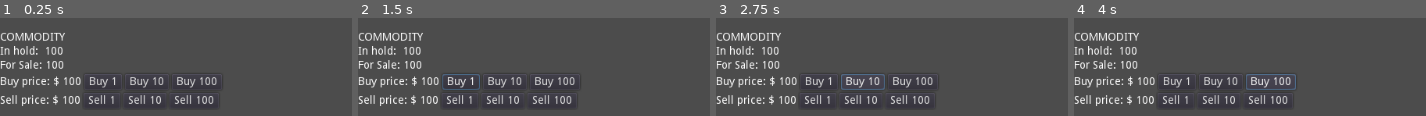
Above: before the commit, frames 1-4 (left to right).
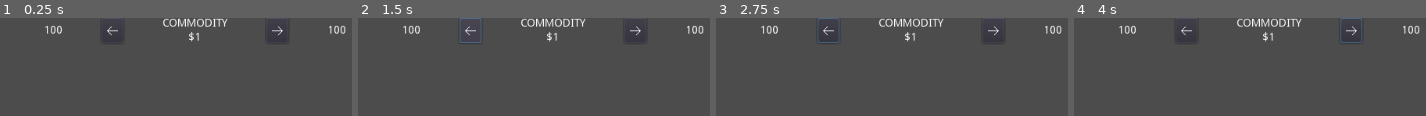
Above: after the commit, the same moments.

Repository: Dibujaron/DistantHorizonClient
Game: Godot game, scene res://CommodityMenu.tscn
Same seed, same stepped clock (60 frames per second), same inputs: the game is played once before the commit and once after it. This scene is started directly instead of the project's main scene.
Inputs (mouse positions are in pixels of both pictures, inside the frame that each line leads up to):
- Up to frame 1 (0.25 s): no input
- Up to frame 2 (1.5 s): click (460, 81) at 0.5 s, where only the run before the commit has a clickable "Buy 1"; click (470, 30) at 1.27 s
- Up to frame 3 (2.75 s): click (863, 81) at 2 s, where only the run before the commit has a clickable "Buy 10"
- Up to frame 4 (4 s): click (1352, 30) at 2.77 s; click (1271, 81) at 3.5 s, where only the run before the commit has a clickable "Buy 100"

The runs differ from the first frame. In frame 1, 7.7% of the frame differs, in the area x 0-99%, y 0-90%; in frame 2, 8.2%; in frame 3, 8.2%; in frame 4, 8.3%.

Commit message:
Add kx6, basic changes to trade menu

Diff:
--- a/CommodityMenu.gd
+++ b/CommodityMenu.gd
@@ -23,12 +23,8 @@
 	self.commodity_identifying_name = commodity_info["identifying_name"]
 	if not initialized:
 		print("has not beein initialized before")
-		get_node("VBoxContainer/BuyBox/Buy1").connect("pressed", self, "_buy_1_pressed")
-		get_node("VBoxContainer/BuyBox/Buy10").connect("pressed", self, "_buy_10_pressed")
-		get_node("VBoxContainer/BuyBox/Buy100").connect("pressed", self, "_buy_100_pressed")
-		get_node("VBoxContainer/SellBox/Sell1").connect("pressed", self, "_sell_1_pressed")
-		get_node("VBoxContainer/SellBox/Sell10").connect("pressed", self, "_sell_10_pressed")
-		get_node("VBoxContainer/SellBox/Sell100").connect("pressed", self, "_sell_100_pressed")
+		get_node("HBoxContainer/Buy").connect("pressed", self, "_buy_pressed")
+		get_node("HBoxContainer/Sell").connect("pressed", self, "_sell_pressed")
 	initialized = true
 	draw()
 
@@ -37,59 +33,36 @@
 	draw()
 
 func draw():
-	var vbox = get_node("VBoxContainer")
-	var commodity_label = vbox.get_node("Commodity")
-	commodity_label.text = commodity_display_name
+	var hbox = get_node("HBoxContainer")
 
-	var in_hold_box = vbox.get_node("InHoldBox")
-	var in_hold_ct = in_hold_box.get_node("InHoldCt")
+	var in_hold_ct = hbox.get_node("InHoldCt")
 	var quantity_in_hold = hold_contents[commodity_identifying_name]
 	in_hold_ct.text = str(quantity_in_hold)
 
-	var for_sale_box = vbox.get_node("ForSaleBox")
-	var for_sale_ct = for_sale_box.get_node("ForSaleCt")
+	var commodity_box = hbox.get_node("CommodityBox")
+	var commodity_label = commodity_box.get_node("Commodity")
+	commodity_label.text = commodity_display_name
+	var commodity_price = commodity_box.get_node("Price")
+	var price_val = commodity_info["buy_price"]
+	commodity_price.text = "$" + str(price_val)
+
+	var for_sale_ct = hbox.get_node("ForSaleCt")
 	var quantity_for_sale = commodity_info["quantity_available"]
-	print("quantity available: ", quantity_for_sale)
 	for_sale_ct.text = str(quantity_for_sale)
 
-	var sell_box = vbox.get_node("SellBox")
-	var sell_price_label = sell_box.get_node("SellPrice")
-	var sell_price_val = commodity_info["sell_price"]
-	sell_price_label.text = str(sell_price_val)
 
-	var buy_box = vbox.get_node("BuyBox")
-	var buy_price_label = buy_box.get_node("BuyPrice")
-	var buy_price_val = commodity_info["buy_price"]
-	buy_price_label.text = str(buy_price_val)
-
-func _buy_1_pressed():
+func _buy_pressed():
 	buy(1)
-
-func _buy_10_pressed():
-	buy(10)
-
-func _buy_100_pressed():
-	buy(100)
 
 func buy(desired_num):
 	var client = get_tree().get_root().get_node("Space").get_node("WebSocketClient")
 	client.purchase_from_station(commodity_identifying_name, desired_num)
 	update()
 
-func _sell_1_pressed():
+func _sell_pressed():
 	sell(1)
-
-func _sell_10_pressed():
-	sell(10)
-
-func _sell_100_pressed():
-	sell(100)
 
 func sell(desired_num):
 	var client = get_tree().get_root().get_node("Space").get_node("WebSocketClient")
 	client.sell_to_station(commodity_identifying_name, desired_num)
 	update()
-	#update the UI
-# Called every frame. 'delta' is the elapsed time since the previous frame.
-#func _process(delta):
-#	pass
--- a/CommodityMenu.tscn
+++ b/CommodityMenu.tscn
@@ -1,141 +1,71 @@
-[gd_scene load_steps=2 format=2]
+[gd_scene load_steps=4 format=2]
 
 [ext_resource path="res://CommodityMenu.gd" type="Script" id=1]
+[ext_resource path="res://sprites/arrow.png" type="Texture" id=2]
+[ext_resource path="res://sprites/arrow_right.png" type="Texture" id=3]
 
 [node name="CommodityMenu" type="MarginContainer"]
-margin_right = 40.0
-margin_bottom = 40.0
+margin_right = 500.0
+margin_bottom = 20.0
 script = ExtResource( 1 )
 __meta__ = {
 "_edit_use_anchors_": false
 }
 
-[node name="VBoxContainer" type="VBoxContainer" parent="."]
-margin_right = 284.0
-margin_bottom = 116.0
+[node name="HBoxContainer" type="HBoxContainer" parent="."]
+margin_right = 387.0
+margin_bottom = 32.0
+custom_constants/separation = 50
+alignment = 1
 
-[node name="Label" type="Label" parent="VBoxContainer"]
-margin_right = 284.0
-margin_bottom = 14.0
-
-[node name="Commodity" type="Label" parent="VBoxContainer"]
-margin_top = 18.0
-margin_right = 284.0
-margin_bottom = 32.0
-text = "COMMODITY"
-
-[node name="InHoldBox" type="HBoxContainer" parent="VBoxContainer"]
-margin_top = 36.0
-margin_right = 284.0
-margin_bottom = 50.0
-
-[node name="InHoldWords" type="Label" parent="VBoxContainer/InHoldBox"]
-margin_right = 53.0
-margin_bottom = 14.0
-text = "In hold: "
-__meta__ = {
-"_edit_use_anchors_": false
-}
-
-[node name="InHoldCt" type="Label" parent="VBoxContainer/InHoldBox"]
-margin_left = 57.0
-margin_right = 81.0
-margin_bottom = 14.0
+[node name="InHoldCt" type="Label" parent="HBoxContainer"]
+margin_top = 9.0
+margin_right = 24.0
+margin_bottom = 23.0
 text = "100"
 __meta__ = {
 "_edit_use_anchors_": false
 }
 
-[node name="ForSaleBox" type="HBoxContainer" parent="VBoxContainer"]
-margin_top = 54.0
-margin_right = 284.0
-margin_bottom = 68.0
-
-[node name="ForSaleWords" type="Label" parent="VBoxContainer/ForSaleBox"]
-margin_right = 54.0
-margin_bottom = 14.0
-text = "For Sale:"
+[node name="Buy" type="Button" parent="HBoxContainer"]
+margin_left = 74.0
+margin_right = 102.0
+margin_bottom = 32.0
+icon = ExtResource( 2 )
 __meta__ = {
 "_edit_use_anchors_": false
 }
 
-[node name="ForSaleCt" type="Label" parent="VBoxContainer/ForSaleBox"]
-margin_left = 58.0
-margin_right = 82.0
+[node name="CommodityBox" type="VBoxContainer" parent="HBoxContainer"]
+margin_left = 152.0
+margin_right = 235.0
+margin_bottom = 32.0
+alignment = 1
+
+[node name="Commodity" type="Label" parent="HBoxContainer/CommodityBox"]
+margin_right = 83.0
 margin_bottom = 14.0
+text = "COMMODITY"
+
+[node name="Price" type="Label" parent="HBoxContainer/CommodityBox"]
+margin_top = 18.0
+margin_right = 83.0
+margin_bottom = 32.0
+text = "$1"
+align = 1
+
+[node name="Sell" type="Button" parent="HBoxContainer"]
+margin_left = 285.0
+margin_right = 313.0
+margin_bottom = 32.0
+icon = ExtResource( 3 )
+
+[node name="ForSaleCt" type="Label" parent="HBoxContainer"]
+margin_left = 363.0
+margin_top = 9.0
+margin_right = 387.0
+margin_bottom = 23.0
 text = "100"
 __meta__ = {
 "_edit_use_anchors_": false
 }
-
-[node name="BuyBox" type="HBoxContainer" parent="VBoxContainer"]
-margin_top = 72.0
-margin_right = 284.0
-margin_bottom = 92.0
-
-[node name="BuyPriceWords" type="Label" parent="VBoxContainer/BuyBox"]
-margin_top = 3.0
-margin_right = 76.0
-margin_bottom = 17.0
-text = "Buy price: $"
-
-[node name="BuyPrice" type="Label" parent="VBoxContainer/BuyBox"]
-margin_left = 80.0
-margin_top = 3.0
-margin_right = 104.0
-margin_bottom = 17.0
-text = "100"
-
-[node name="Buy1" type="Button" parent="VBoxContainer/BuyBox"]
-margin_left = 108.0
-margin_right = 156.0
-margin_bottom = 20.0
-text = "Buy 1"
-
-[node name="Buy10" type="Button" parent="VBoxContainer/BuyBox"]
-margin_left = 160.0
-margin_right = 216.0
-margin_bottom = 20.0
-text = "Buy 10"
-
-[node name="Buy100" type="Button" parent="VBoxContainer/BuyBox"]
-margin_left = 220.0
-margin_right = 284.0
-margin_bottom = 20.0
-text = "Buy 100"
-
-[node name="SellBox" type="HBoxContainer" parent="VBoxContainer"]
-margin_top = 96.0
-margin_right = 284.0
-margin_bottom = 116.0
-
-[node name="SellPriceWords" type="Label" parent="VBoxContainer/SellBox"]
-margin_top = 3.0
-margin_right = 75.0
-margin_bottom = 17.0
-text = "Sell price: $"
-
-[node name="SellPrice" type="Label" parent="VBoxContainer/SellBox"]
-margin_left = 79.0
-margin_top = 3.0
-margin_right = 103.0
-margin_bottom = 17.0
-text = "100"
-
-[node name="Sell1" type="Button" parent="VBoxContainer/SellBox"]
-margin_left = 107.0
-margin_right = 154.0
-margin_bottom = 20.0
-text = "Sell 1"
-
-[node name="Sell10" type="Button" parent="VBoxContainer/SellBox"]
-margin_left = 158.0
-margin_right = 213.0
-margin_bottom = 20.0
-text = "Sell 10"
-
-[node name="Sell100" type="Button" parent="VBoxContainer/SellBox"]
-margin_left = 217.0
-margin_right = 280.0
-margin_bottom = 20.0
-text = "Sell 100"
--- a/Ship.gd
+++ b/Ship.gd
@@ -56,11 +56,13 @@
 
 func _set_primary_color(color):
 	$Color1.modulate = color
-	$Color1Shaded.modulate = Color.from_hsv(color.h, color.s, color.v - 0.1)
+	if has_node("Color1Shaded"):
+		$Color1Shaded.modulate = Color.from_hsv(color.h, color.s, color.v - 0.1)
 
 func _set_secondary_color(color):
 	$Color2.modulate = color
-	$Color2Shaded.modulate = Color.from_hsv(color.h, color.s, color.v - 0.1)
+	if has_node("Color2Shaded"):
+		$Color2Shaded.modulate = Color.from_hsv(color.h, color.s, color.v - 0.1)
 
 func json_init(json):
 	main_engine_thrust = json["main_engine_thrust"]
--- /dev/null
+++ b/Ship_RADI_kx6.gd
@@ -0,0 +1,15 @@
+extends "res://Ship.gd"
+
+
+# Declare member variables here. Examples:
+# var a = 2
+# var b = "text"
+# Called when the node enters the scene tree for the first time.
+func _ready():
+
+	main_engines = [get_node("EngineL"), get_node("EngineR")]
+	port_thrusters = []
+	starboard_thrusters = []
+	fore_thrusters = []
+	aft_thrusters = []
+	docking_ports = []
--- /dev/null
+++ b/Ship_RADI_kx6.tscn
@@ -0,0 +1,61 @@
+[gd_scene load_steps=10 format=2]
+
+[ext_resource path="res://sprites/ships/RADI/kx6/constant_color.png" type="Texture" id=1]
+[ext_resource path="res://Ship_RADI_kx6.gd" type="Script" id=2]
+[ext_resource path="res://sprites/ships/RADI/kx6/c2.png" type="Texture" id=3]
+[ext_resource path="res://sprites/ships/RADI/kx6/c1.png" type="Texture" id=4]
+[ext_resource path="res://EnginePlume.tscn" type="PackedScene" id=6]
+
+[sub_resource type="SpriteFrames" id=4]
+animations = [ {
+"frames": [ ExtResource( 3 ) ],
+"loop": true,
+"name": "default",
+"speed": 5.0
+} ]
+
+[sub_resource type="SpriteFrames" id=2]
+animations = [ {
+"frames": [ ExtResource( 4 ) ],
+"loop": true,
+"name": "default",
+"speed": 5.0
+} ]
+
+[sub_resource type="SpriteFrames" id=5]
+animations = [ {
+"frames": [ ExtResource( 1 ) ],
+"loop": true,
+"name": "default",
+"speed": 5.0
+} ]
+
+[sub_resource type="RectangleShape2D" id=6]
+extents = Vector2( 10, 20.7196 )
+
+[node name="Ship_RADI_kx6" type="Area2D"]
+z_index = 1
+script = ExtResource( 2 )
+__meta__ = {
+"_edit_group_": true
+}
+
+[node name="Color2" type="AnimatedSprite" parent="."]
+frames = SubResource( 4 )
+
+[node name="Color1" type="AnimatedSprite" parent="."]
+frames = SubResource( 2 )
+
+[node name="ConstantColor" type="AnimatedSprite" parent="."]
+frames = SubResource( 5 )
+
+[node name="CollisionShape2D" type="CollisionShape2D" parent="."]
+shape = SubResource( 6 )
+
+[node name="EngineL" parent="." instance=ExtResource( 6 )]
+position = Vector2( -5.5, 24 )
+anim_name = "plume_large"
+
+[node name="EngineR" parent="." instance=ExtResource( 6 )]
+position = Vector2( 5.5, 24 )
+anim_name = "plume_large"
--- a/Space.gd
+++ b/Space.gd
@@ -7,7 +7,8 @@
 export var ship_scenes = {
 	"phe.thumper": preload("res://Ship_PHE_Thumper.tscn"),
 	"rijay.mockingbird": preload("res://Ship_Rijay_Mockingbird.tscn"),
-	"rijay.swallow": preload("res://Ship_Rijay_Swallow.tscn")
+	"rijay.swallow": preload("res://Ship_Rijay_Swallow.tscn"),
+	"radi.kx6": preload("res://Ship_RADI_kx6.tscn")
 }
 
 var initialized_orbiters = false
--- a/TradeMenu.gd
+++ b/TradeMenu.gd
@@ -34,6 +34,9 @@
 			instantiate_commodity_menu(commodity_info, hold_contents)
 	update()
 
+func instantiate_buy_menu(commodity_info, hold_contents):
+	pass
+
 func instantiate_commodity_menu(commodity_info, hold_contents):
 	var menu_scene = load("res://CommodityMenu.tscn")
 	var vbox = get_node("HBoxContainer/VBoxContainer")
--- a/WebSocketClient.gd
+++ b/WebSocketClient.gd
@@ -1,23 +1,16 @@
 extends Node2D
 
-# Declare member variables here. Examples:
-# var a = 2mmmmmmmmmmmmmmmmmmmmmmmmmmm
-# var b = "text"zzzzzzzzzzzzzzzzzzzzzzzzzzzzz
-
-export var socket_url = "ws://23.254.142.198:25611/ws/"
-#export var socket_url = "ws://localhost:25611/ws/"
+#export var socket_url = "ws://23.254.142.198:25611/ws/"
+export var socket_url = "ws://localhost:25611/ws/"
 export (NodePath) var space_path
 onready var space = get_node(space_path)
-# Called when the node enters the scene tree for the first time.
+
 var _client = WebSocketClient.new()
 var connected = false
 func _ready():
 	_client.connect("connection_closed", self, "_closed")
 	_client.connect("connection_error", self, "_closed")
 	_client.connect("connection_established", self, "_connected")
-	# This signal is emitted when not using the Multiplayer API every time
-	# a full packet is received.
-	# Alternatively, you could check get_peer(1).get_available_packets() in a loop.
 	_client.connect("data_received", self, "_on_data")
 	print("attempting to connect to ", socket_url, "...")
 	_client.connect_to_url(socket_url)
Binary file added: sprites/arrow.png
Not shown, added: sprites/arrow.png.import
Binary file added: sprites/arrow_right.png
Not shown, added: sprites/arrow_right.png.import
Binary file added: sprites/ships/Hammerhead.png
Not shown, added: sprites/ships/Hammerhead.png.import
Binary file added: sprites/ships/Hammerhead_silhouette.png
Not shown, added: sprites/ships/Hammerhead_silhouette.png.import
Binary file added: sprites/ships/Hammerhead_window.png
Not shown, added: sprites/ships/Hammerhead_window.png.import
Binary file added: sprites/ships/PHE/Longhorn/Longhorn.png
Not shown, added: sprites/ships/PHE/Longhorn/Longhorn.png.import
(and 30 more such lines)
